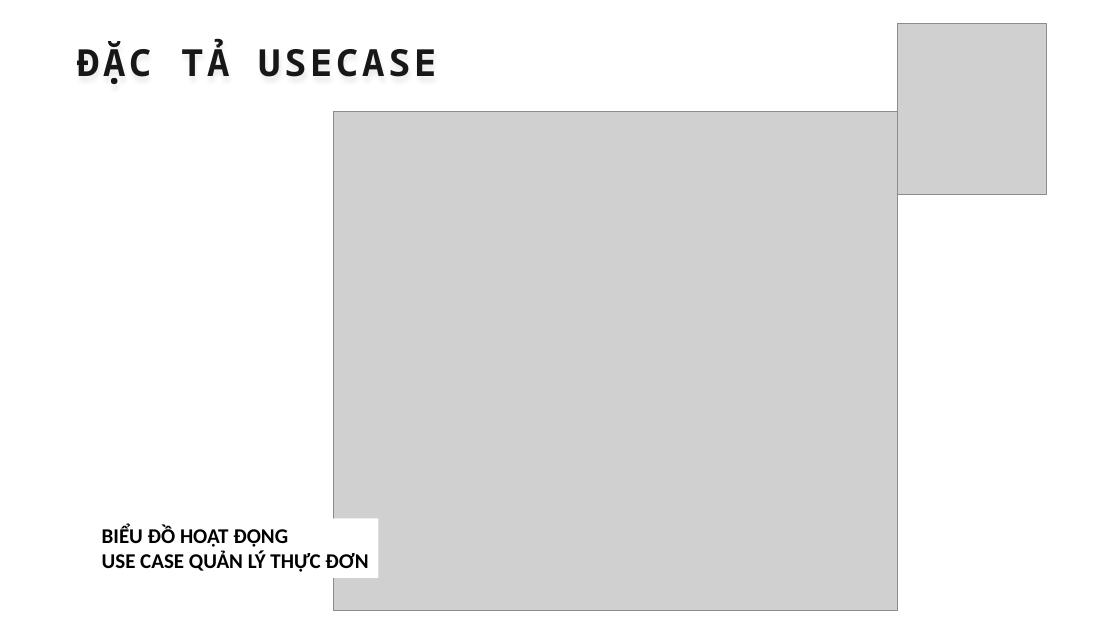
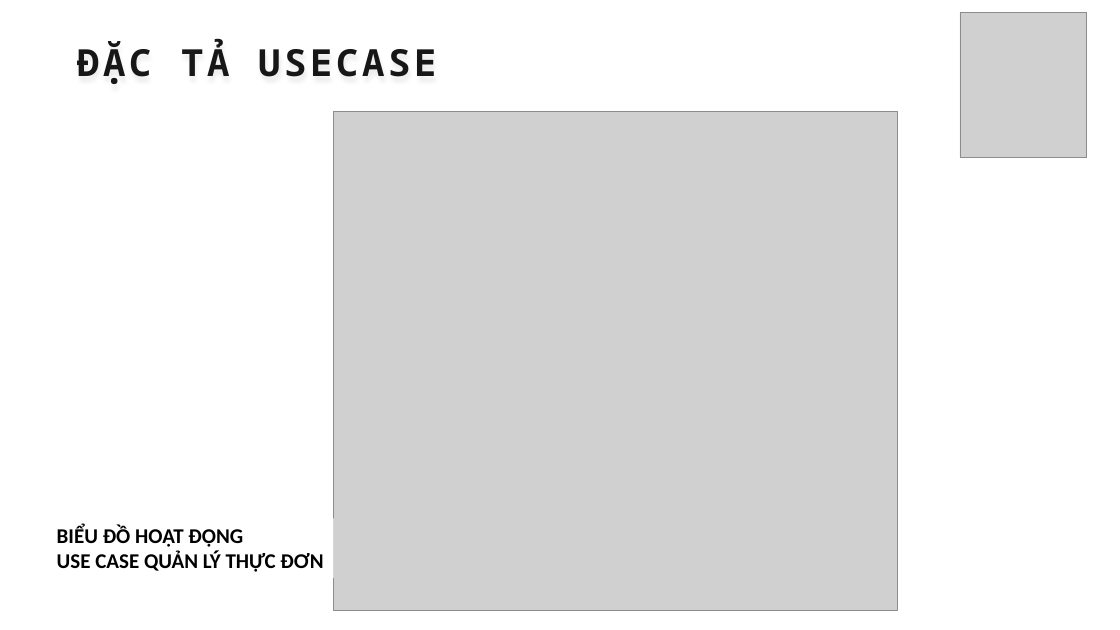
Before and after one commit to thanhhff/Cafe-Manager, a slide deck: slide 8 of report/FinalReport.pptx. Drawn at 1120x630 pixels with LibreOffice and Linux fonts; fonts in the diff are those of the drawing; grey boxes stand for pictures. Boxes give left, top, right and bottom in pixels: in the first picture for what was removed or moved away, otherwise in the second. Text is boxed around its words. In the diff, an @@ line names an element or a change of style, - is before the commit and + after.

```diff
--- a/report/FinalReport.pptx
+++ b/report/FinalReport.pptx
@@ picture resized from (x1=897, y1=24, x2=1047, y2=194) to (x1=960, y1=13, x2=1087, y2=158) @@
@@ text "BIỂU ĐỒ HOẠT ĐỘNG" moved from (x1=102, y1=526, x2=368, y2=572) to (x1=57, y1=526, x2=323, y2=572) @@
```
Also in this commit, not shown: 10 other slides changed, 1 slide added.
